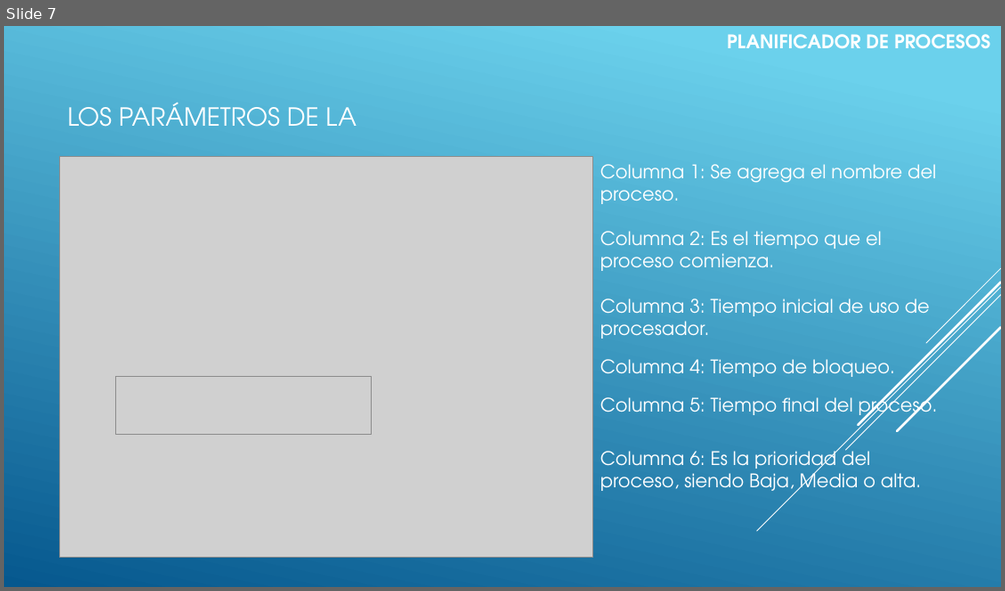
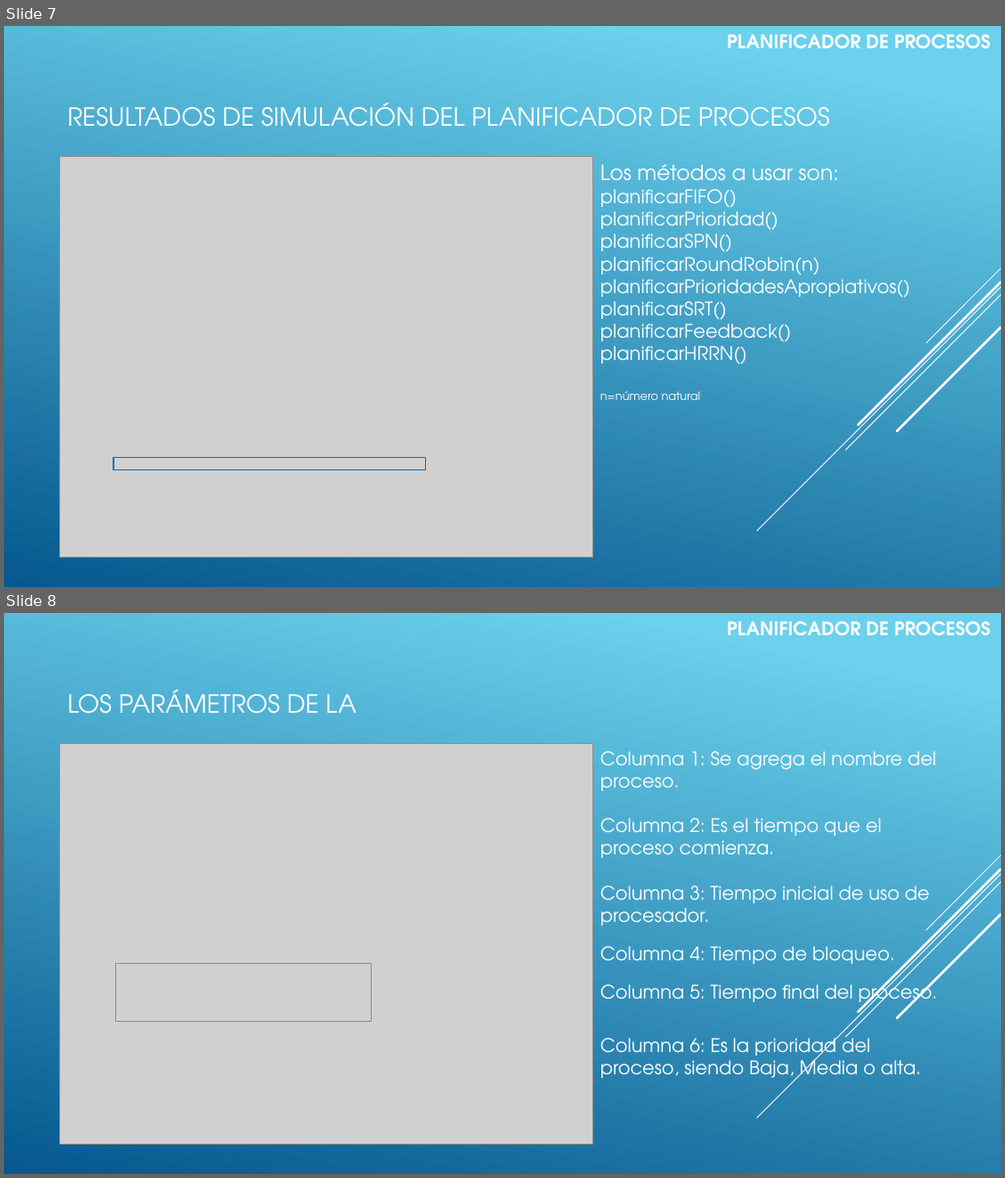
Before and after one commit to Victor-UNLa/SO.01.PlanificadorCortoAlcance, a slide deck: Documento/SO.01.PlanificadorCortoAlcance.pptx. Shown one above the other, each under a label of ours: slide 7 before the commit, slides 7 and 8 after it. The pictures are 1005x591 and 1005x1178 pixels, drawn with LibreOffice and Linux fonts; fonts in the diff are those of the drawing; grey boxes stand for pictures. Boxes give left, top, right and bottom in pixels: in the first picture for what was removed or moved away, otherwise in the second. Text is boxed around its words. In the diff, an @@ line names an element or a change of style, - is before the commit and + after.

Commit message:
pptx v1.2
se agrega explicación de los metodos que se puede usar en el método mostrar

```diff
--- a/Documento/SO.01.PlanificadorCortoAlcance.pptx
+++ b/Documento/SO.01.PlanificadorCortoAlcance.pptx
@@ slide 7 added at (4, 26, 1001, 587), background gradient #6ED2EB to #06588E; not listed: 5 template elements that a slide beside it also shows @@
@@ text added at (727, 34, 990, 48), 18 pt, text #FFFFFF, bold @@
+PLANIFICADOR DE PROCESOS
@@ text added at (67, 103, 830, 127), 24 pt, text #FFFFFF @@
+RESULTADOS DE SIMULACIÓN DEL PLANIFICADOR DE PROCESOS
@@ picture added at (60, 156, 593, 557) @@
@@ text added at (600, 164, 910, 400), 18 pt, text #FFFFFF @@
+Los métodos a usar son:
+planificarFIFO()
+planificarPrioridad()
+planificarSPN()
+planificarRoundRobin(n)
+planificarPrioridadesApropiativos()
+planificarSRT()
+planificarFeedback()
+planificarHRRN()
+n=número natural
@@ rectangle added at (114, 457, 426, 469), outline #0070C0 1 pt @@
@@ what was slide 7 is now slide 8 @@
```
Also in this commit, not shown: 1 slide changed.
